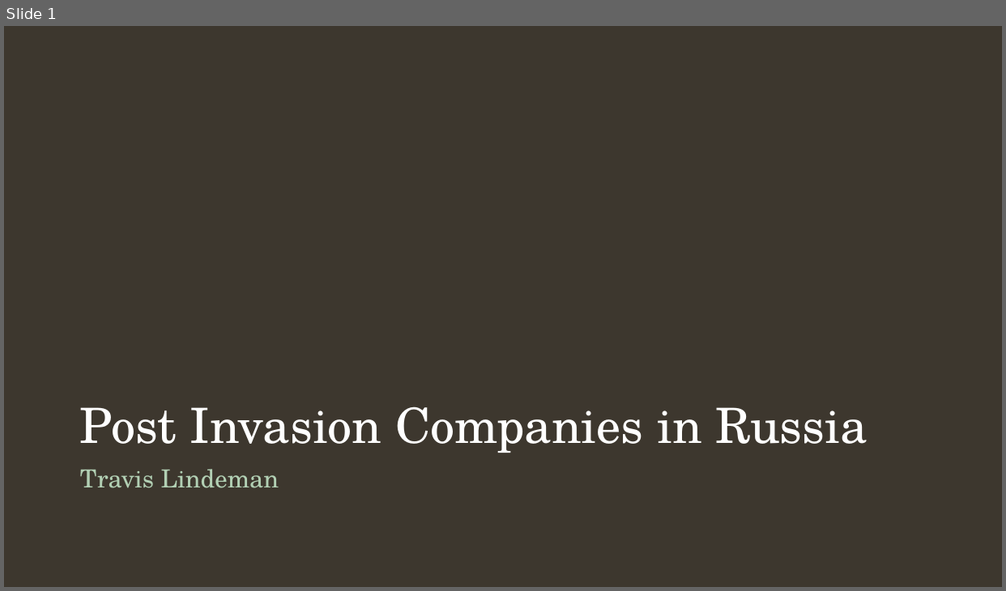
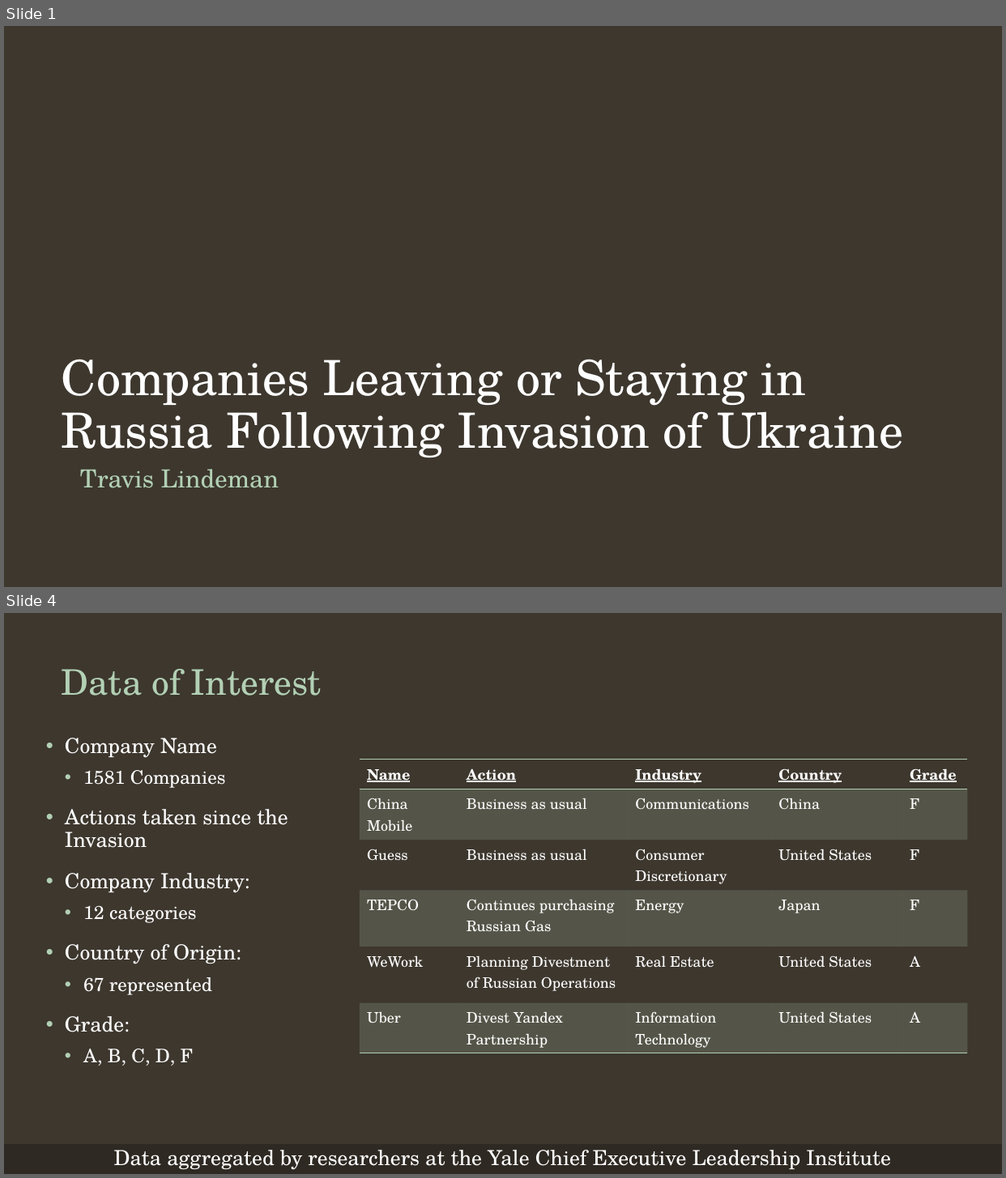
Before and after one commit to tralinde/companies_in_russia, a slide deck: ppt/Companies in Russia After Ukrainian Invasion.pptx. Shown one above the other, each under a label of ours: slide 1 before the commit, slides 1 and 4 after it; the slides between them are not shown. The pictures are 1006x591 and 1006x1178 pixels, drawn with LibreOffice and Linux fonts; fonts in the diff are those of the drawing; background and template pictures are left out. Boxes give left, top, right and bottom in pixels: in the first picture for what was removed or moved away, otherwise in the second. Text is boxed around its words. In the diff, an @@ line names an element or a change of style, - is before the commit and + after.

```diff
--- a/ppt/Companies in Russia After Ukrainian Invasion.pptx
+++ b/ppt/Companies in Russia After Ukrainian Invasion.pptx
@@ slide 4 added at (4,613,1002,1174), background #3D372E @@
@@ title added at (62,669,322,696), 34 pt, text #B2D0B4 @@
+Data of Interest
@@ text added at (65,738,288,1066), 20 pt, text #FFFFFF @@
+• Company Name
+  • 1581 Companies
+• Actions taken since the Invasion
+• Company Industry:
+  • 12 categories
+• Country of Origin:
+  • 67 represented
+• Grade:
+  • A, B, C, D, F
@@ table added at (360,760,967,1051), 6 rows, 5 columns @@
+Name | Action | Industry | Country | Grade
+China Mobile | Business as usual | Communications | China | F
+Guess | Business as usual | Consumer Discretionary | United States | F
+TEPCO | Continues purchasing Russian Gas | Energy | Japan | F
+WeWork | Planning Divestment of Russian Operations | Real Estate | United States | A
+Uber | Divest Yandex Partnership | Information Technology | United States | A
@@ rectangle added at (4,1144,1002,1174), fill #2E2923 @@
@@ text added at (114,1150,891,1170), 20 pt, text #FFFFFF @@
+Data aggregated by researchers at the Yale Chief Executive Leadership Institute
@@ slide 1 changed as well @@
@@ title at (62,359,903,458): text changed @@
-Post Invasion Companies in Russia
+Companies Leaving or Staying in Russia Following Invasion of Ukraine
```
Also in this commit, not shown: 4 other slides changed, 3 other slides added, 6 slides removed, 18 other files.
